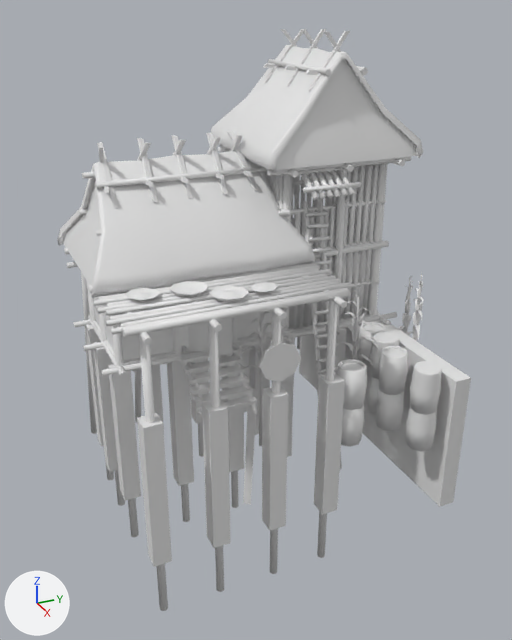
The COLLADA model art/meshes/structural/zapo_farmstead.dae, before and after one commit.
Before and after are seen from a 50 mm camera at (23.12, -9.95, 13.48) aimed at (-0.19, 0.54, 1.83). Every picture has the same lights, and +X, +Y and +Z are marked at lower left. Where no turn or scale is listed for an object, it has been applied to the vertices. Vertices at the same position are counted once.

The scene before the commit, as lines of its bpy script (objects in view):
```python
me_cube_015 = bpy.data.meshes.new('Cube.015')
me_cube_015.from_pydata(...)  # 6041 vertices, 8343 faces; spans x -7.3..6.2, y -6.1..7.7, z -6.8..12.4
ob_cube_008 = bpy.data.objects.new('Cube_008', me_cube_015)
ob_cube_008.location = (0.0, 0.0, 0.0)
```
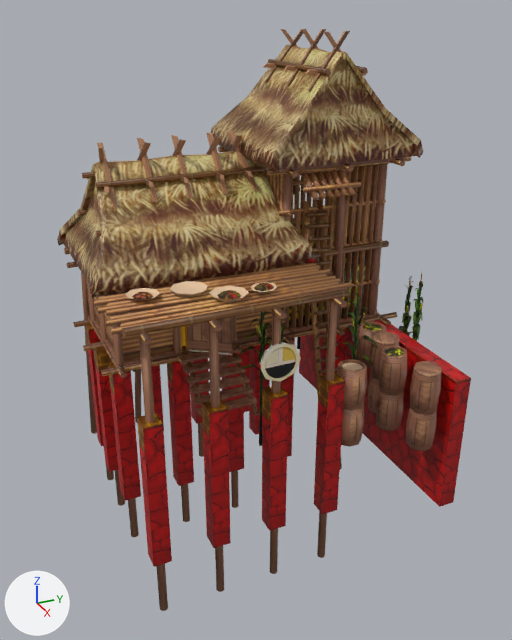
Location of each change, [x1, y1, x2, y2] in pixels of the pictures (512 x 640 px):
part 1 of me_cube_015, deleted: before [243, 389, 257, 505]
part 2 of me_cube_015, surface changed (grey to red): [89, 281, 471, 567] in both
part 3 of me_cube_015, recoloured (grey to brown): [57, 29, 442, 611] in both

The change, as a list of edits to the scene's bpy script:
```text
Add img_zapo_struct_png:
    img_zapo_struct_png = load_image('zapo_struct.png', '../../textures/skins/structural/zapo_struct.png', 1024, 1024, 'sRGB')
Add mat_material:
    mat_material = principled_material('Material')
    mat_material.texture = img_zapo_struct_png
Change me_cube_015:
    used by ob_cube_008; location = (0.0, 0.0, 0.0)
    remove me_cube_015.from_pydata(...)  # 6041 vertices, 8343 faces; spans x -7.3..6.2, y -6.1..7.7, z -6.8..12.4
    add me_cube_015.from_pydata(...)  # 6037 vertices, 8341 faces; spans x -7.3..6.2, y -6.1..7.7, z -6.8..12.4
    me_cube_015 part 1: the loose piece of 4 vertices spanning x 1.0..1.5, y -0.7..-0.1, z -5.7..-0.4 is deleted
    me_cube_015 part 2: 170 kept faces spanning x -5.4..6.2, y -5.4..6.3, z -4.5..4.7 get new texture (UV) coordinates
    me_cube_015 part 3: 7827 faces spanning x -7.3..6.2, y -6.1..7.7, z -6.8..12.4 switch from no material to mat_material (picture img_zapo_struct_png)
```
